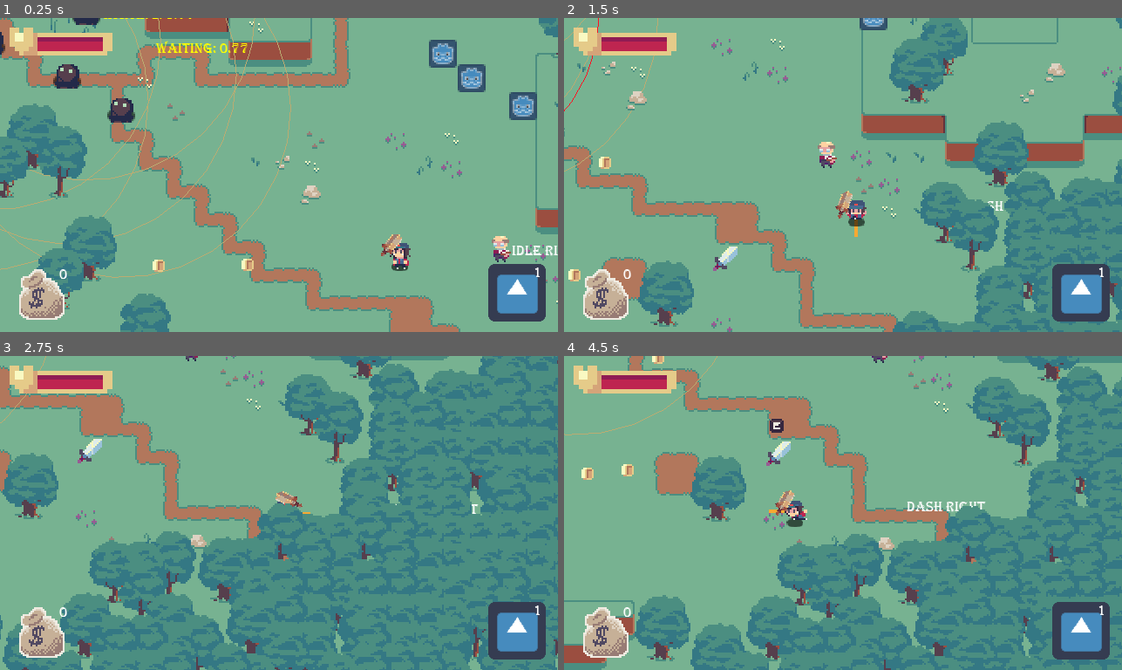
Above: before the commit, frames 1-4 (two rows, left to right).
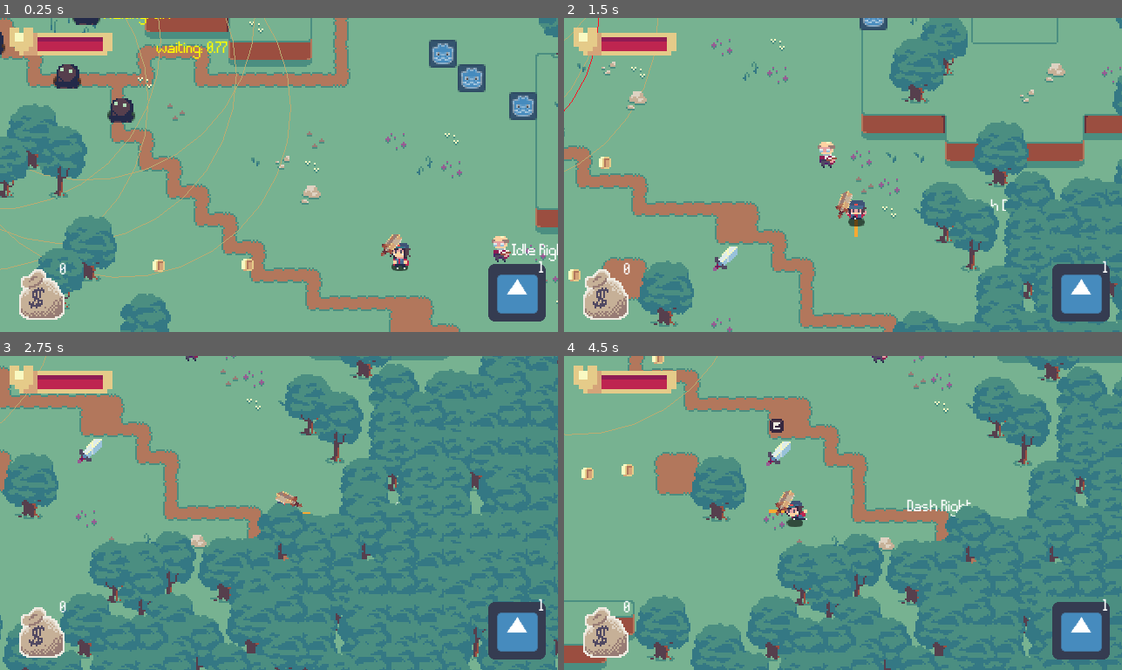
Above: after the commit, the same moments.

Repository: OceanBoy612/SimpleRPG
Game: Godot game, scene res://Code/Maps/Map1.tscn
The game is run twice, just before and just after one commit, with the same random seed, the same clock (stepped at 60 frames per second) and the same inputs. The engine's default icon, where the game draws it, is replaced by a stand-in: a white triangle on a blue panel in a dark square.
Inputs (mouse positions are in pixels of both pictures, inside the frame that each line leads up to):
- Up to frame 1 (0.25 s): no input
- Up to frame 2 (1.5 s): tap Enter (ui_accept) at 0.5, 0.77 s; move the mouse to (965, 159) at 0.52 s; hold Right (ui_right) 0.53-1.28 s; click (965, 159) at 0.6 s; move the mouse to (731, 190) at 1.27 s; hold Down (ui_down) from 1.28 s (still down); tap Shift (dash) at 1.35 s
- Up to frame 3 (2.75 s): tap Enter (ui_accept) at 1.52 s; move the mouse to (334, 443) at 2.02 s; release Down (ui_down) at 2.03 s; hold Right (ui_right) from 2.03 s (still down); hold Q (drink_potion) from 2.03 s (still down)
- Up to frame 4 (4.5 s): move the mouse to (815, 575) at 2.77 s; release Right (ui_right) at 2.78 s; release Q (drink_potion) at 2.78 s; hold Up (ui_up) 2.78-3.53 s; tap E (interact) at 2.85 s; click (815, 575) at 2.92 s; tap Enter (ui_accept) at 3.02, 3.5, 3.77 s; move the mouse to (1010, 560) at 3.52 s; hold Left (ui_left) from 3.53 s (still down); click (1010, 560) at 3.6 s; move the mouse to (675, 465) at 4.27 s; tap Shift (dash) at 4.35 s

The runs differ from the first frame. In frame 1, 0.7% of the frame differs, in the area x 10-100%, y 0-84%; in frame 2, 0.1%; in frame 3, 0.1%; in frame 4, 0.4%.

Commit message:
Implemented font

Diff:
--- a/src/Other/default_env.tres
+++ b/src/Other/default_env.tres
@@ -1,5 +1,7 @@
 [gd_resource type="Environment" load_steps=2 format=2]
+
 [sub_resource type="ProceduralSky" id=1]
+
 [resource]
 background_mode = 2
 background_sky = SubResource( 1 )
--- a/src/Other/default_font.tres
+++ b/src/Other/default_font.tres
@@ -1,6 +1,6 @@
 [gd_resource type="DynamicFont" load_steps=2 format=2]
 
-[ext_resource path="res://Other/ALGER.TTF" type="DynamicFontData" id=1]
+[ext_resource path="res://Other/Baskic8.ttf" type="DynamicFontData" id=1]
 
 [resource]
 size = 8
